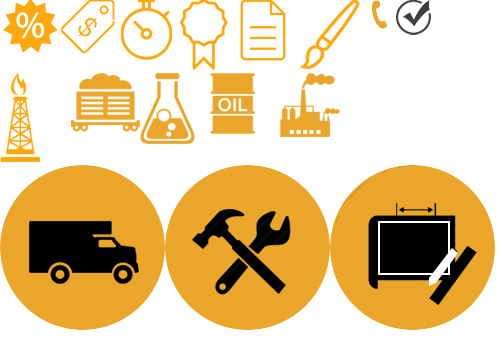
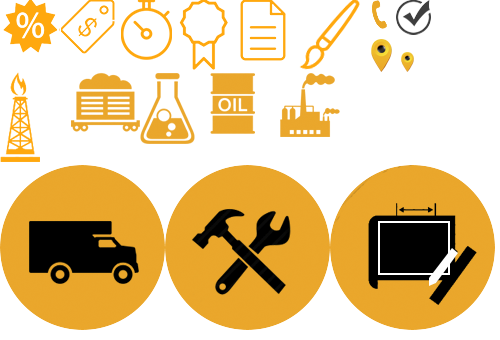
Two versions of the same layered image (500x340). Layer-by-layer changes:
added layer "Layer 15" above "Layer 13" over box(401, 52, 414, 72)
added layer "Layer 14" above "Layer 2" over box(371, 39, 392, 72)
